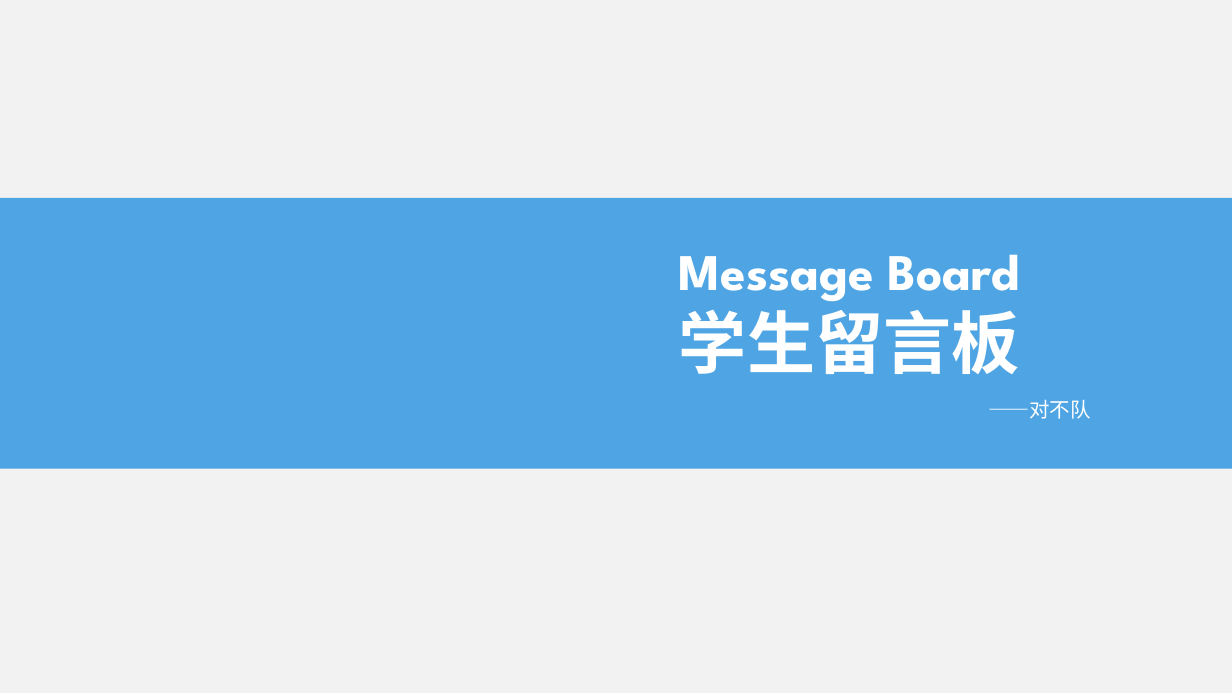
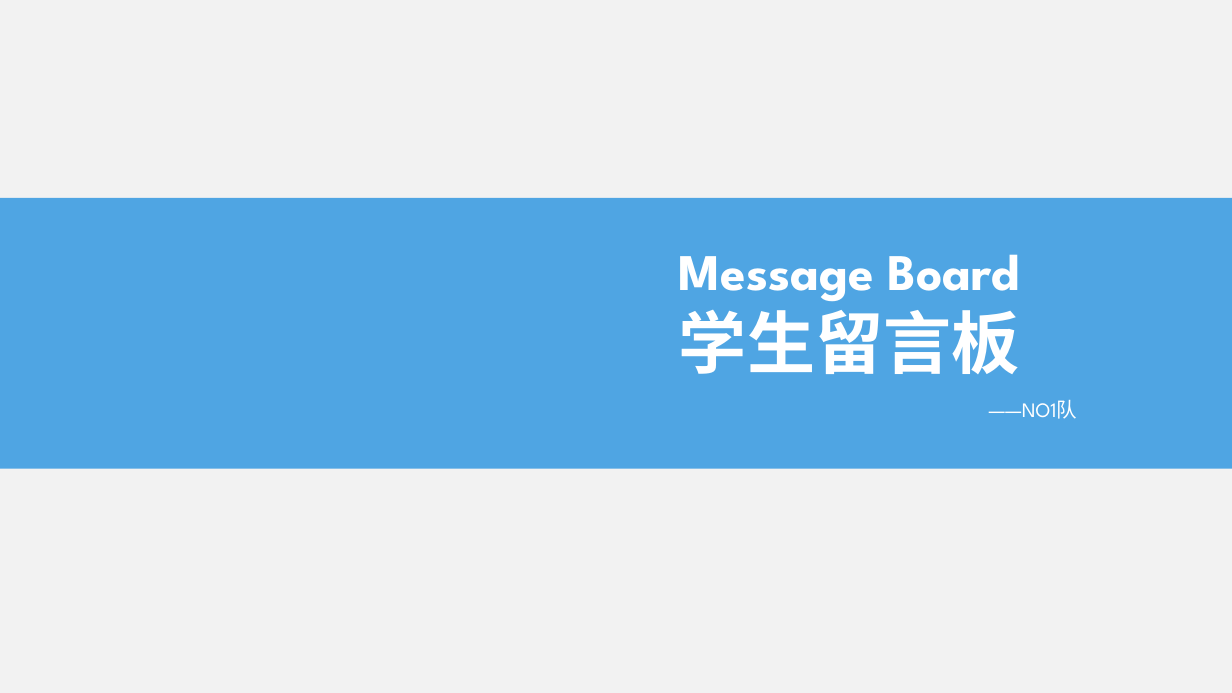
Before and after one commit to laoxiu001/messageBoard, a slide deck: slide 1 of PPT/PPT展示.pptx. Drawn at 1232x693 pixels with LibreOffice and Linux fonts; fonts in the diff are those of the drawing; background and template pictures are left out. Boxes give left, top, right and bottom in pixels: in the first picture for what was removed or moved away, otherwise in the second. Text is boxed around its words. In the diff, an @@ line names an element or a change of style, - is before the commit and + after.

```diff
--- a/PPT/PPT展示.pptx
+++ b/PPT/PPT展示.pptx
@@ text at [989, 400, 1078, 419]: text changed @@
-——对不队
+——NO1队
```
Also in this commit, not shown: 5 other files.
